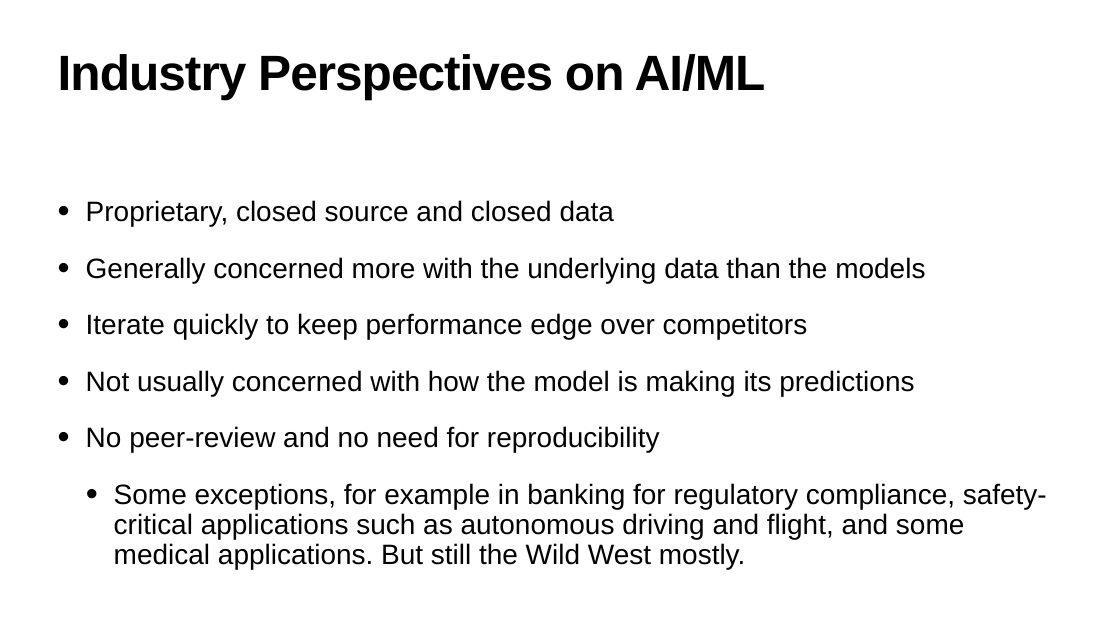
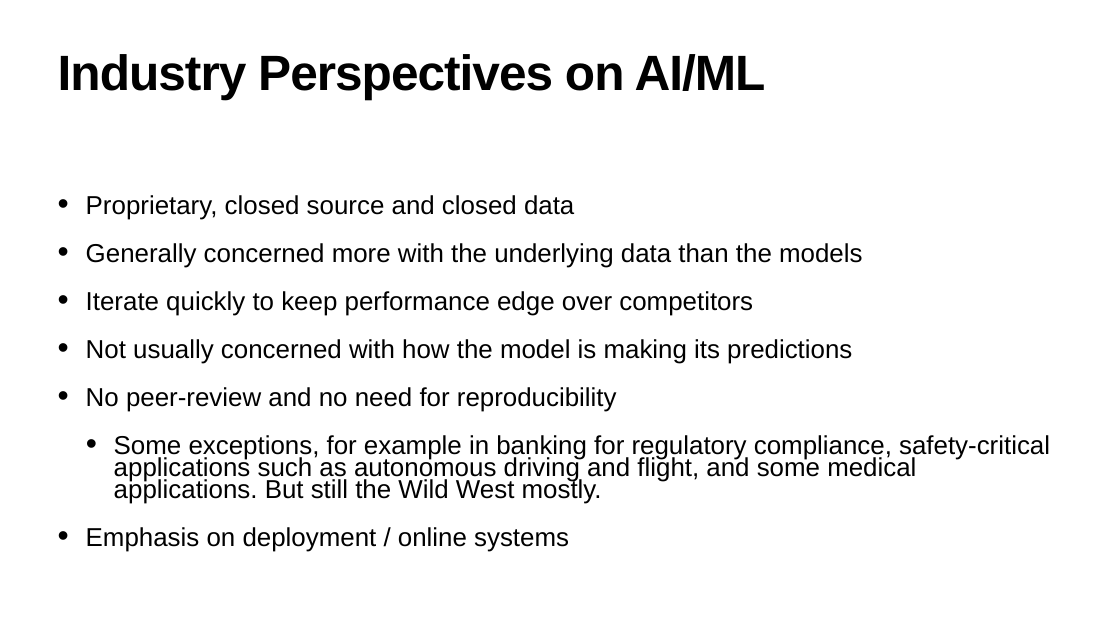
Before and after one commit to hanveiga/amld-2021-repML, a slide deck: slide 4 of slides/03_Reproducible_Scientific_ML.pptx. Drawn at 1120x630 pixels with LibreOffice and Linux fonts; fonts in the diff are those of the drawing. Boxes give left, top, right and bottom in pixels: in the first picture for what was removed or moved away, otherwise in the second. Text is boxed around its words. In the diff, an @@ line names an element or a change of style, - is before the commit and + after.

```diff
--- a/slides/03_Reproducible_Scientific_ML.pptx
+++ b/slides/03_Reproducible_Scientific_ML.pptx
@@ text at [86,195,1050,504]: size 48 to 44.4 pt; line spacing 0.9 to 0.7 @@
@@ text at [86,527,569,552]: paragraph added @@
+• Emphasis on deployment / online systems
```
Also in this commit, not shown: 4 other slides changed, 5 slides added.
